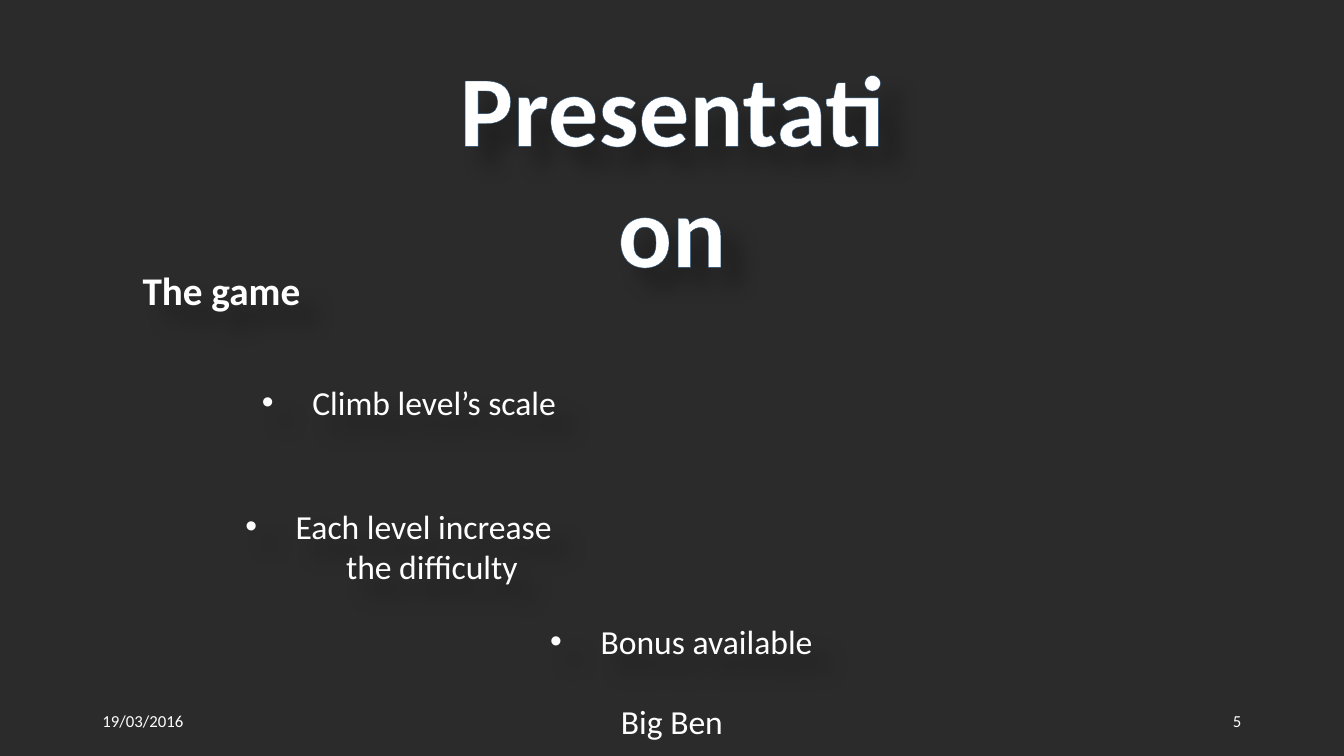
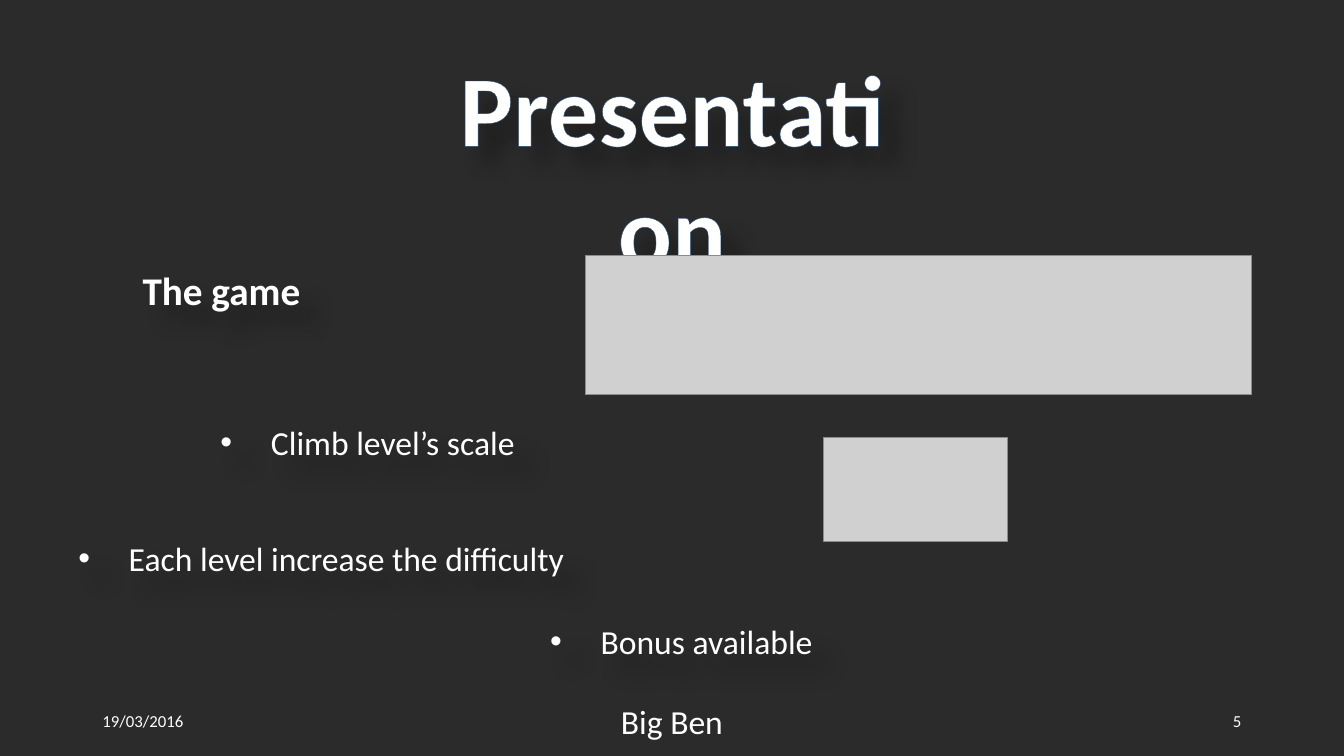
Before and after one commit to Qu1lby/BigBen, a slide deck: slide 5 of Presentation.pptx. Drawn at 1344x756 pixels with LibreOffice and Linux fonts; fonts in the diff are those of the drawing; grey boxes stand for pictures; background and template pictures are left out; a plain dark background stands for a picture behind light text. Boxes give left, top, right and bottom in pixels: in the first picture for what was removed or moved away, otherwise in the second. Text is boxed around its words. In the diff, an @@ line names an element or a change of style, - is before the commit and + after.

Commit message:
Pptx

```diff
--- a/Presentation.pptx
+++ b/Presentation.pptx
@@ picture added at bbox=[586, 255, 1252, 395] @@
@@ text "Climb level’s scale": place and size @@
-text "Climb level’s scale" at bbox=[312, 391, 556, 416]
+text "Climb level’s scale" at bbox=[271, 431, 515, 456]
@@ picture added at bbox=[824, 438, 1007, 541] @@
@@ text at bbox=[129, 547, 563, 577]: text changed @@
-• Each level increase
-the difficulty
+• Each level increase the difficulty
```
Also in this commit, not shown: 2 other slides changed.
